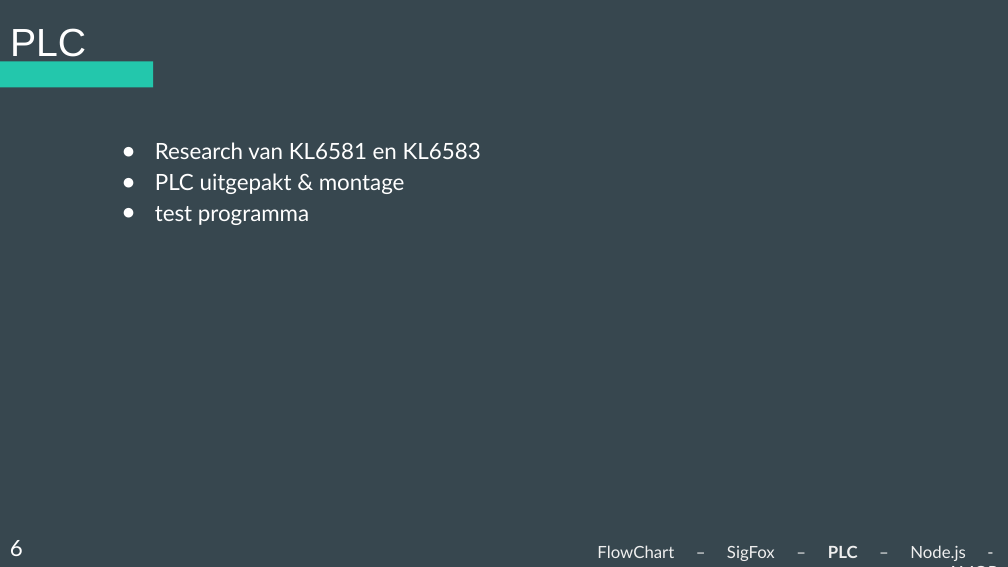
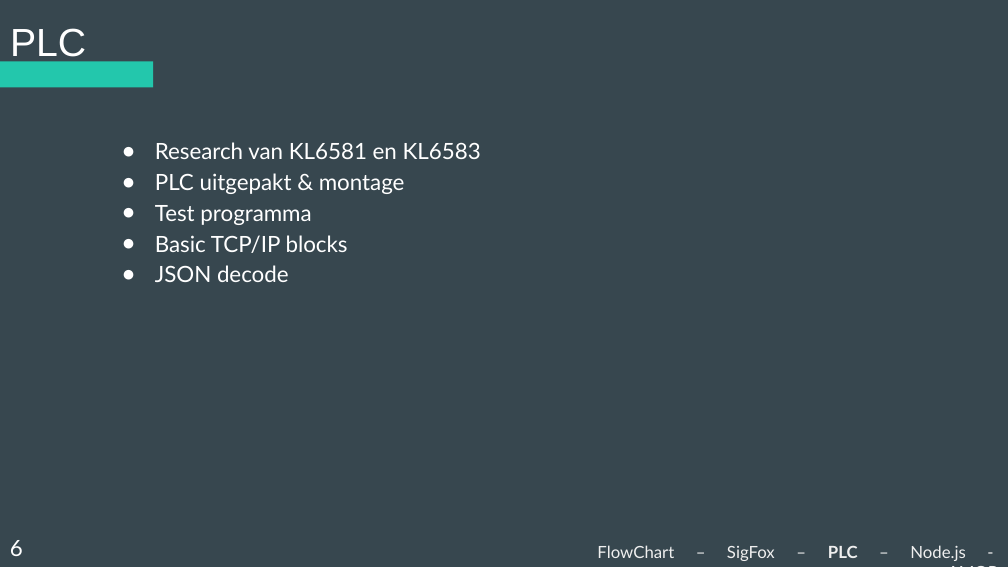
Before and after one commit to Koffiejoe/IA-EnOcean, a slide deck: slide 5 of Presentaties/2Wekelijkse PowerPoint/nieuweppt.pptx. Drawn at 1008x567 pixels with LibreOffice and Linux fonts; fonts in the diff are those of the drawing. Boxes give left, top, right and bottom in pixels: in the first picture for what was removed or moved away, otherwise in the second. Text is boxed around its words. In the diff, an @@ line names an element or a change of style, - is before the commit and + after.

```diff
--- a/Presentaties/2Wekelijkse PowerPoint/nieuweppt.pptx
+++ b/Presentaties/2Wekelijkse PowerPoint/nieuweppt.pptx
@@ subtitle at (155,205,348,282): text changed @@
-● test programma
+● Test programma
+● Basic TCP/IP blocks
+● JSON decode
```
Also in this commit, not shown: 2 other slides changed.
